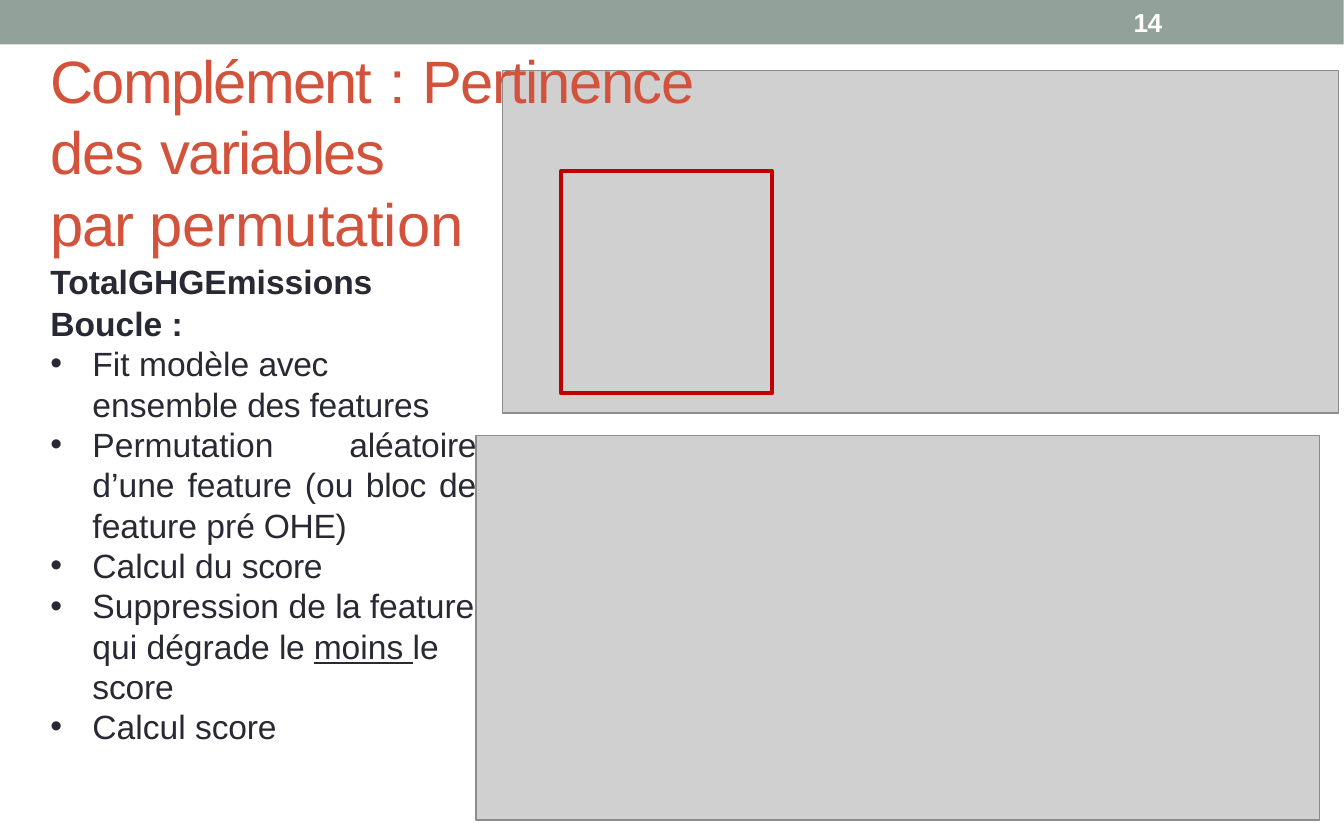
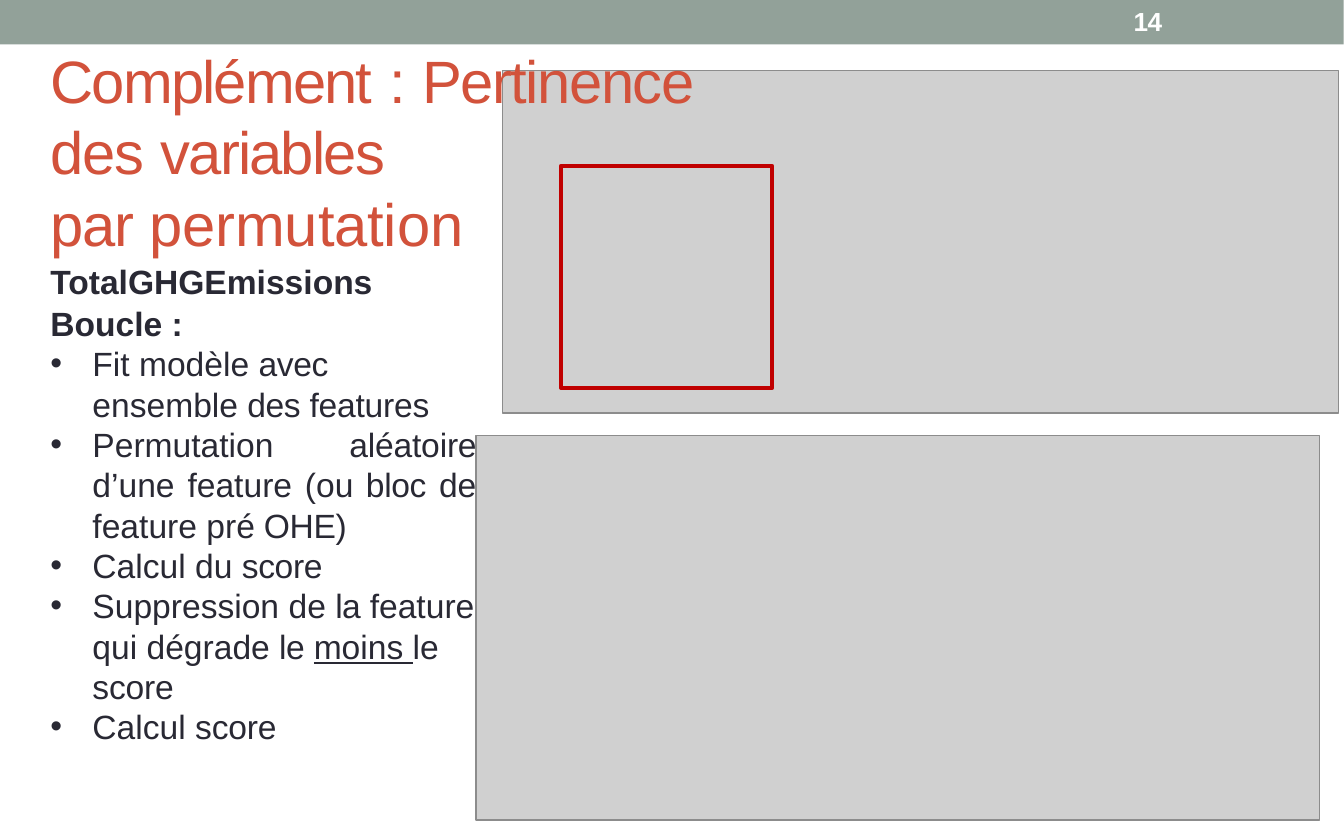
Before and after one commit to wdavid93/OpenClassRoom, a slide deck: slide 14 of Projet_4/Livrable/soutenance projet 4_mm .pptx. Drawn at 1344x840 pixels with LibreOffice and Linux fonts; fonts in the diff are those of the drawing; grey boxes stand for pictures. Boxes give left, top, right and bottom in pixels: in the first picture for what was removed or moved away, otherwise in the second. Text is boxed around its words. In the diff, an @@ line names an element or a change of style, - is before the commit and + after.

```diff
--- a/Projet_4/Livrable/soutenance projet 4_mm .pptx
+++ b/Projet_4/Livrable/soutenance projet 4_mm .pptx
@@ freeform shape: place and size @@
-freeform shape at box(560, 171, 771, 392)
+freeform shape at box(560, 165, 771, 387)
```
Also in this commit, not shown: 7 other slides changed, 4 slides added, 16 other files.
